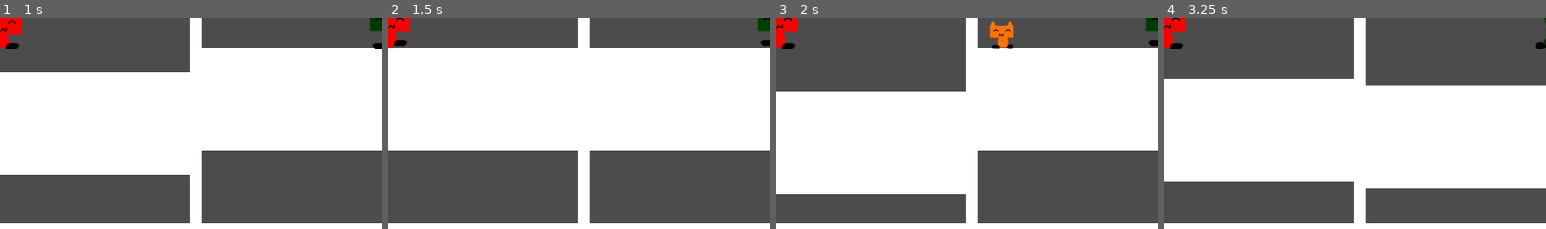
Above: before the commit, frames 1-4 (left to right).
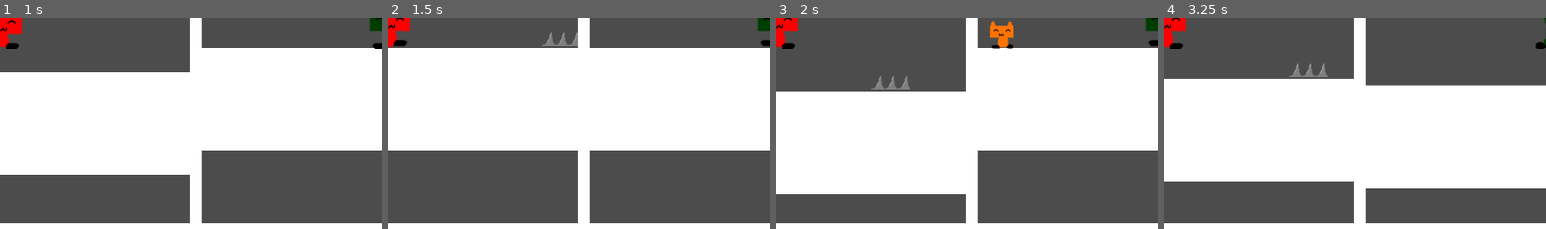
Above: after the commit, the same moments.

Repository: MBatt1/Chillenium-Jam
Game: Godot game, scene res://main/Main.tscn
The game is run twice, just before and just after one commit, with the same random seed, the same clock (stepped at 60 frames per second) and the same inputs.
Inputs:
- Up to frame 1 (1 s): hold D (p1_right) from 0.53 s (still down); tap Down (p2_down) at 0.6 s; tap W (p1_up) at 0.77 s
- Up to frame 2 (1.5 s): keep holding D (p1_right); tap Left (p2_left) at 1.35 s
- Up to frame 3 (2 s): keep holding D (p1_right); tap W (p1_up) at 1.52 s
- Up to frame 4 (3.25 s): release D (p1_right) at 2.03 s; hold A (p1_left) 2.03-2.78 s; tap Right (p2_right) at 2.1 s; hold D (p1_right) from 2.78 s (still down); tap Up (p2_up) at 2.85 s; tap W (p1_up) at 3.02 s
The pictures show only the part of the screen within x 24-74%, y 50-100%; the shares and areas given below are measured in that part.

Frame 1 is identical in both runs. In frame 2, 0.3% of the frame differs, in the area x 40-50%, y 6-14%; in frame 3, 0.3%, in the area x 24-36%, y 27-34%; in frame 4, 0.3%.

Commit message:
Added spikes to kill players

Diff:
--- /dev/null
+++ b/level/Editor/hazards/spike.gd
@@ -0,0 +1,20 @@
+extends StaticBody2D
+
+
+# Declare member variables here. Examples:
+# var a = 2
+# var b = "text"
+
+
+# Called when the node enters the scene tree for the first time.
+func _ready():
+	pass # Replace with function body.
+
+
+# Called every frame. 'delta' is the elapsed time since the previous frame.
+#func _process(delta):
+#	pass
+
+func _on_killbox_body_entered(body):
+	body.kill_player()
+	pass # Replace with function body.
--- a/level/Editor/hazards/spike.tscn
+++ b/level/Editor/hazards/spike.tscn
@@ -1,18 +1,22 @@
-[gd_scene load_steps=3 format=2]
+[gd_scene load_steps=4 format=2]
 
 [ext_resource path="res://level/Editor/hazards/spike.png" type="Texture" id=1]
+[ext_resource path="res://level/Editor/hazards/spike.gd" type="Script" id=2]
 
 [sub_resource type="RectangleShape2D" id=1]
 extents = Vector2( 32, 10 )
 
-[node name="StaticBody2D" type="StaticBody2D"]
+[node name="spikebody" type="StaticBody2D"]
 position = Vector2( 0, -11 )
+script = ExtResource( 2 )
 
 [node name="Sprite" type="Sprite" parent="."]
 texture = ExtResource( 1 )
 
-[node name="Area2D" type="Area2D" parent="."]
+[node name="killbox" type="Area2D" parent="."]
 
-[node name="CollisionShape2D" type="CollisionShape2D" parent="Area2D"]
+[node name="CollisionShape2D" type="CollisionShape2D" parent="killbox"]
 position = Vector2( 0, 22 )
 shape = SubResource( 1 )
+
+[connection signal="body_entered" from="killbox" to="." method="_on_killbox_body_entered"]
--- a/level/TestFlat.tscn
+++ b/level/TestFlat.tscn
@@ -1,9 +1,10 @@
-[gd_scene load_steps=6 format=2]
+[gd_scene load_steps=7 format=2]
 
 [ext_resource path="res://level/Editor/PlayerSpawner.tscn" type="PackedScene" id=1]
 [ext_resource path="res://objects/Player.tscn" type="PackedScene" id=2]
 [ext_resource path="res://level/LevelScript.gd" type="Script" id=3]
 [ext_resource path="res://objects/enemy.tscn" type="PackedScene" id=4]
+[ext_resource path="res://level/Editor/hazards/spike.tscn" type="PackedScene" id=5]
 
 [sub_resource type="RectangleShape2D" id=1]
 extents = Vector2( 1611.5, 83.5 )
@@ -47,3 +48,6 @@
 weight = 50
 friction = 50
 drag = 50
+
+[node name="spikebody" parent="." instance=ExtResource( 5 )]
+position = Vector2( 416, 391 )
--- a/objects/Player.gd
+++ b/objects/Player.gd
@@ -76,6 +76,9 @@
 	var velocity = Vector2(speed_x, speed_y)
 	move_and_slide(velocity, Vector2.UP)
 
+func kill_player():
+	$AnimatedSprite.hide()
+
 # Called every frame. 'delta' is the elapsed time since the previous frame.
 func _process(delta):
 	if tracking_camera:
